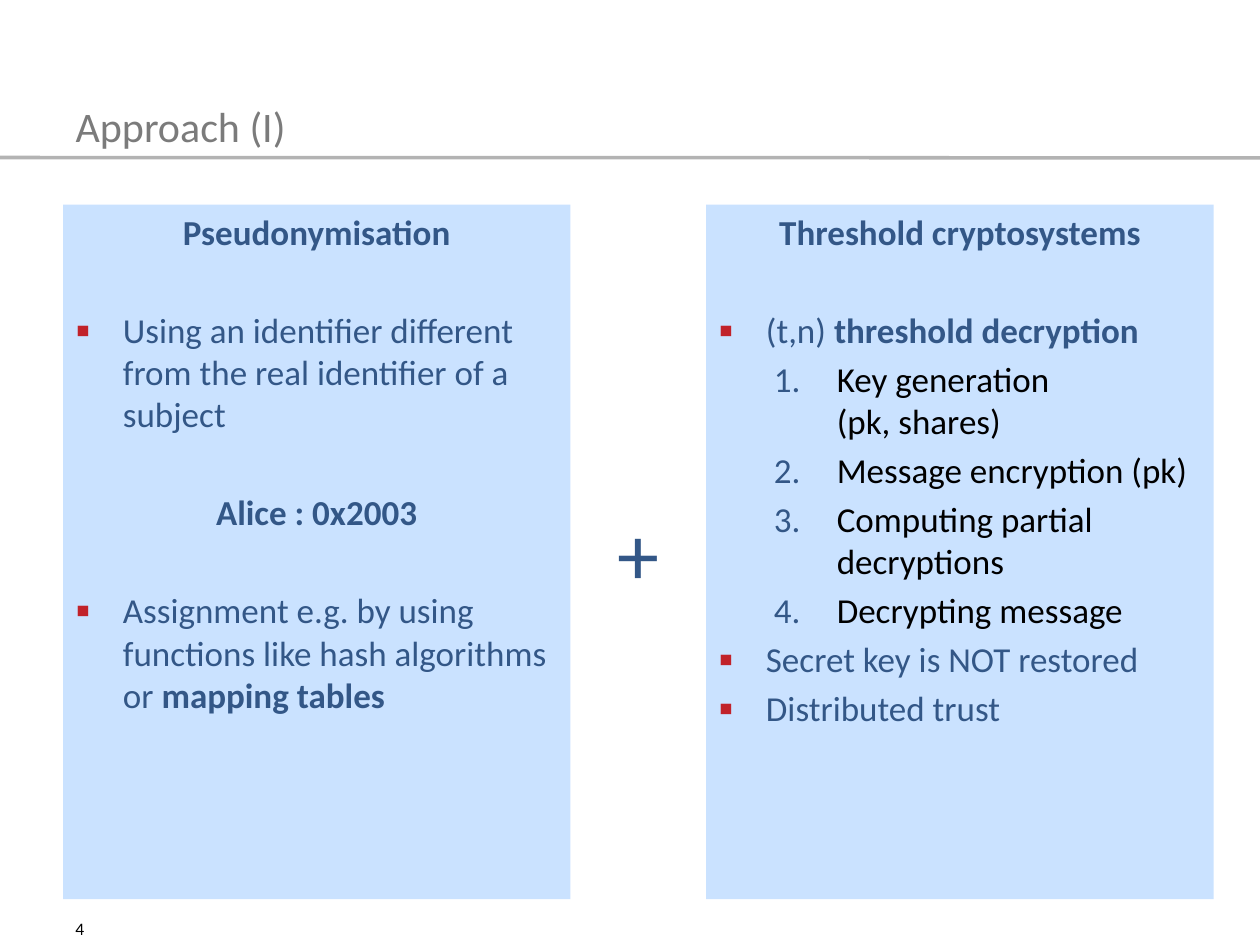
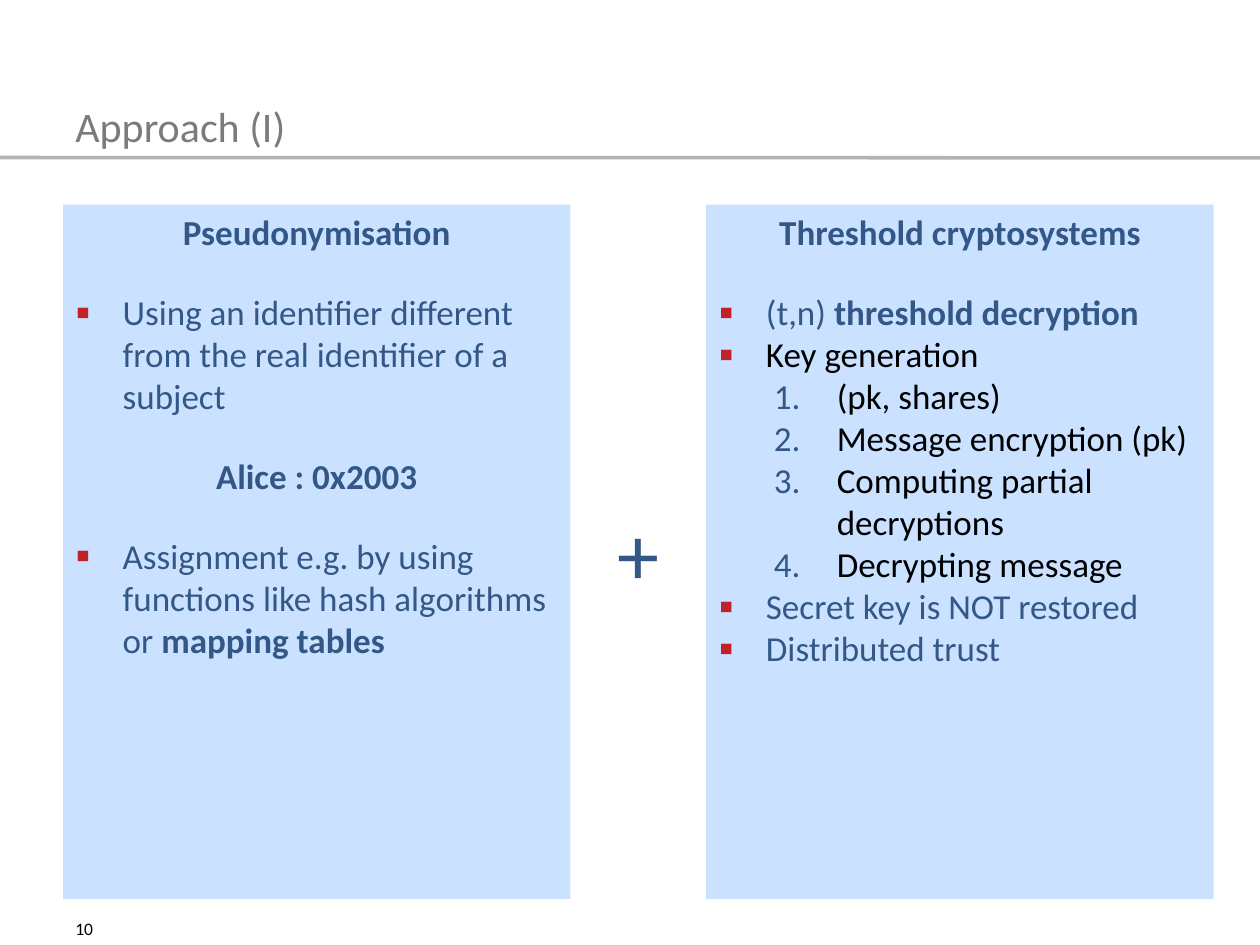
Before and after one commit to tompetersen/master-thesis, a slide deck: slide 10 of pet-con/Talk_PET_CON.odp (slide 4 before the commit). Drawn at 1260x945 pixels with LibreOffice and Linux fonts; fonts in the diff are those of the drawing. Boxes give left, top, right and bottom in pixels: in the first picture for what was removed or moved away, otherwise in the second. Text is boxed around its words. In the diff, an @@ line names an element or a change of style, - is before the commit and + after.

```diff
--- a/pet-con/Talk_PET_CON.odp
+++ b/pet-con/Talk_PET_CON.odp
@@ rectangle "Pseudonymisation" at (63,204,571,898): less space between paragraphs; text to rectangle @@
@@ text in rectangle at (766,220,1187,661): less space between paragraphs @@
@@ text in rectangle at (766,342,1000,415): text changed @@
-  1. Key generation
-     (pk, shares)
+▪ Key generation
+  1. (pk, shares)
@@ page number at (75,923,93,935): text changed @@
-4
+10
```
Also in this commit, not shown: 13 other slides changed, 10 slides added, 1 slide removed, 1 other file.
